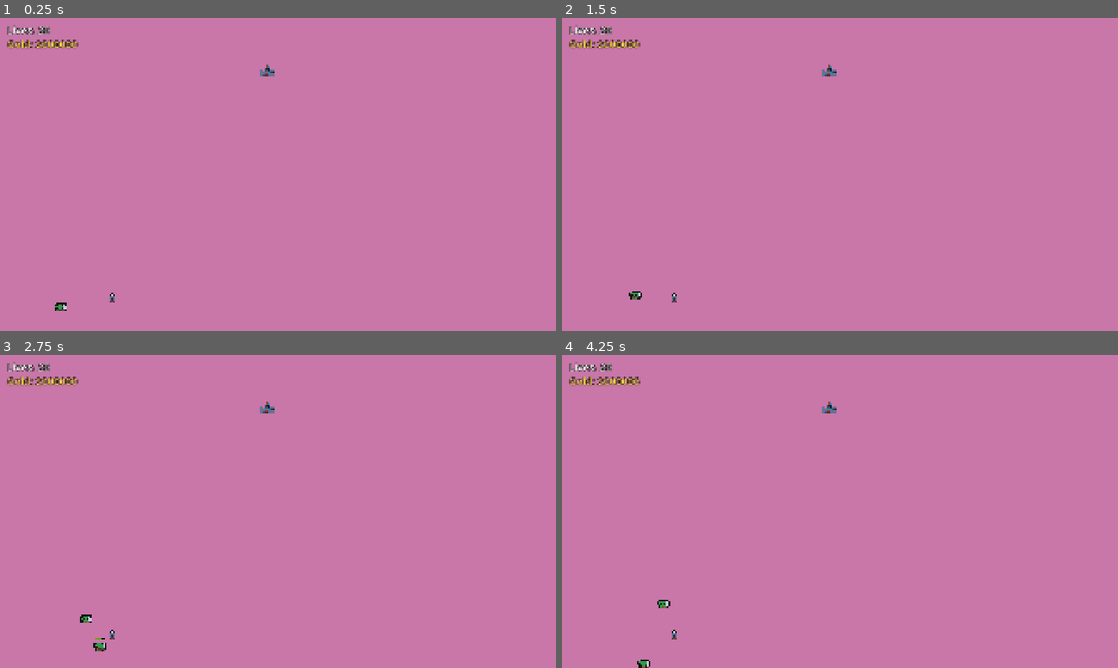
Above: before the commit, frames 1-4 (two rows, left to right).
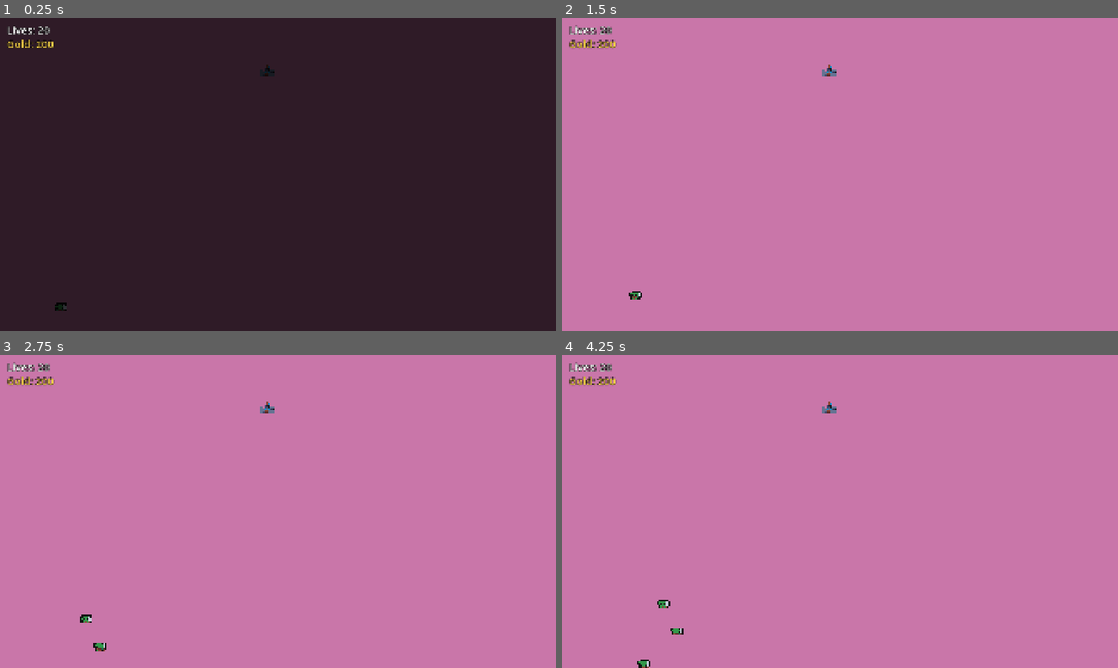
Above: after the commit, the same moments.

Repository: MaxMacDonald/world-changing-gj
Game: Godot game, scene res://scenes/levels/level1.tscn
The game is run twice, just before and just after one commit, with the same random seed, the same clock (stepped at 60 frames per second) and the same inputs.
Inputs (mouse positions are in pixels of both pictures, inside the frame that each line leads up to):
- Up to frame 1 (0.25 s): no input
- Up to frame 2 (1.5 s): move the mouse to (962, 158) at 0.52 s; click (962, 158) at 0.67 s; drag from (728, 190) to (673, 299) at 1.27 s
- Up to frame 3 (2.75 s): tap Enter at 2 s; move the mouse to (333, 442) at 2.02 s; click (333, 442) at 2.17 s
- Up to frame 4 (4.25 s): drag from (812, 574) to (645, 617) at 2.77 s; move the mouse to (1006, 558) at 3.52 s; click (1006, 558) at 3.67 s

The runs differ from the first frame. In frame 1, 100% of the frame differs, in the area x 0-100%, y 0-100%; in frame 2, 0.1%; in frame 3, 0.1%; in frame 4, 0.2%.

Commit message:
added menu fade transitions

Diff:
--- a/scenes/build/wallet.gd
+++ b/scenes/build/wallet.gd
@@ -3,7 +3,7 @@
 
 signal changed(amount: int)
 
-@export var starting_money := 2000000
+@export var starting_money := 200
 
 var money := 0
 
--- a/scenes/enemies/enemy_spawner.gd
+++ /dev/null
@@ -1,109 +0,0 @@
-class_name EnemySpawner extends Node
-
-signal wave_started(wave_number: int)
-signal wave_finished(wave_number: int)
-## Every wave has been spawned AND every enemy is gone.
-signal all_waves_cleared
-## An enemy was killed by the player; passes along its gold reward.
-signal enemy_killed(reward: int)
-
-## Add new enemy types here; the key is what you write in the wave data.
-const ENEMY_SCENES := {
-	"basic": preload("res://scenes/enemies/enemybasic.tscn"),
-}
-
-@export var homebase: Homebase
-@export var spawn_points_root: Node
-@export var enemy_container: Node
-@export var terrain: TerrainGrid
-
-var _groups_running := 0
-var _enemies_alive := 0
-var _stopped := false
-
-func _ready() -> void:
-	# Fallbacks in case the inspector references weren't assigned.
-	if homebase == null:
-		homebase = get_node_or_null("../Homebase") as Homebase
-	if spawn_points_root == null:
-		spawn_points_root = get_node_or_null("../SpawnPoints")
-	if enemy_container == null:
-		enemy_container = get_node_or_null("../Enemies")
-	if terrain == null:
-		terrain = get_node_or_null("../Terrain") as TerrainGrid
-
-	if homebase == null: push_error("EnemySpawner: no Homebase found")
-	if spawn_points_root == null: push_error("EnemySpawner: no SpawnPoints node found")
-	if enemy_container == null: push_error("EnemySpawner: no Enemies node found")
-
-func start(waves: Array) -> void:
-	_stopped = false
-	_run_waves(waves)
-
-func stop() -> void:
-	_stopped = true
-
-func _run_waves(waves: Array) -> void:
-	for i in waves.size():
-		var wave: Dictionary = waves[i]
-		wave_started.emit(i + 1)
-
-		# Every spawn group in the wave runs at the same time, each on its own delay/interval.
-		for group in wave.get("spawns", []):
-			_run_group(group)
-		while _groups_running > 0:
-			await get_tree().process_frame
-			if _stopped: return
-
-		if wave.get("wait_for_clear", false):
-			while _enemies_alive > 0:
-				await get_tree().process_frame
-				if _stopped: return
-
-		wave_finished.emit(i + 1)
-
-		var pause: float = wave.get("time_after", 0.0)
-		if pause > 0.0 and i < waves.size() - 1:
-			await get_tree().create_timer(pause).timeout
-			if _stopped: return
-
-	while _enemies_alive > 0:
-		await get_tree().process_frame
-		if _stopped: return
-	all_waves_cleared.emit()
-
-func _run_group(group: Dictionary) -> void:
-	_groups_running += 1
-	var delay: float = group.get("delay", 0.0)
-	var count: int = group.get("count", 1)
-	var interval: float = group.get("interval", 1.0)
-
-	if delay > 0.0:
-		await get_tree().create_timer(delay).timeout
-	for n in count:
-		if _stopped: break
-		_spawn_enemy(group.get("enemy", "basic"), group.get("point"))
-		if n < count - 1:
-			await get_tree().create_timer(interval).timeout
-	_groups_running -= 1
-
-func _spawn_enemy(enemy_id: String, point_def) -> void:
-	if not ENEMY_SCENES.has(enemy_id):
-		push_error("EnemySpawner: unknown enemy '%s'" % enemy_id)
-		return
-
-	# "point" can be one name or an array of names (one is picked at random per enemy).
-	var point_name = point_def.pick_random() if point_def is Array else point_def
-	var point := spawn_points_root.get_node_or_null(NodePath(str(point_name))) as SpawnPoint
-	if point == null:
-		push_error("EnemySpawner: no SpawnPoint named '%s'" % str(point_name))
-		return
-
-	var enemy: Enemy = ENEMY_SCENES[enemy_id].instantiate()
-	enemy.setup(homebase.attack_point, terrain)
-	enemy.killed.connect(func(reward: int): enemy_killed.emit(reward))
-	enemy_container.add_child(enemy)
-	enemy.global_position = point.get_spawn_position()
-
-	_enemies_alive += 1
-	enemy.tree_exited.connect(func(): _enemies_alive -= 1)
--- a/scenes/levels/level1.tscn
+++ b/scenes/levels/level1.tscn
@@ -1,13 +1,13 @@
 [gd_scene format=3 uid="uid://7h6swl3nvvho"]
 
 [ext_resource type="Script" uid="uid://cpfplu8a1pjau" path="res://scenes/levels/level_1.gd" id="1_x6ivy"]
-[ext_resource type="PackedScene" uid="uid://b8mxrhp32tjr4" path="res://scenes/towers/tower_basic.tscn" id="3_bfxgj"]
 [ext_resource type="PackedScene" uid="uid://istbmwh6vr0q" path="res://scenes/towers/homebase.tscn" id="4_bfxgj"]
 [ext_resource type="Script" uid="uid://clv6qj81vau1d" path="res://scenes/spawning/spawn_point.gd" id="5_spawnpt"]
 [ext_resource type="Script" uid="uid://bg86r1cvsys7y" path="res://scenes/spawning/enemy_spawner.gd" id="6_spawner"]
 [ext_resource type="PackedScene" path="res://scenes/ui/hud.tscn" id="7_hud"]
 [ext_resource type="Script" uid="uid://ce5m6u6v3tm4s" path="res://scenes/build/wallet.gd" id="8_wallet"]
 [ext_resource type="Script" uid="uid://ft5et1jgu0cc" path="res://scenes/build/build_controller.gd" id="9_build"]
+[ext_resource type="PackedScene" uid="uid://hgxyo4trnsn5" path="res://scenes/tools/fade_transition.tscn" id="9_plydf"]
 [ext_resource type="Script" uid="uid://dkea5j701pse3" path="res://scenes/terrain/terrain_grid.gd" id="10_terrain"]
 
 [sub_resource type="RectangleShape2D" id="RectangleShape2D_left"]
@@ -23,9 +23,6 @@
 script = ExtResource("10_terrain")
 
 [node name="Towers" type="Node2D" parent="." unique_id=1403035586]
-
-[node name="TowerBasic" parent="Towers" unique_id=761654335 instance=ExtResource("3_bfxgj")]
-position = Vector2(388, 967)
 
 [node name="Enemies" type="Node2D" parent="." unique_id=2074312030]
 
@@ -49,6 +46,7 @@
 
 [node name="Homebase" parent="." unique_id=31041920 instance=ExtResource("4_bfxgj")]
 position = Vector2(922, 180)
+max_lives = 20
 
 [node name="EnemySpawner" type="Node" parent="." unique_id=153372410]
 script = ExtResource("6_spawner")
@@ -63,3 +61,8 @@
 
 [node name="BuildController" type="Node" parent="." unique_id=380839138]
 script = ExtResource("9_build")
+
+[node name="FadeTransition" parent="." unique_id=1391081048 instance=ExtResource("9_plydf")]
+visible = false
+
+[node name="fade_timer" type="Timer" parent="FadeTransition" unique_id=242412097]
--- a/scenes/levels/level_1.gd
+++ b/scenes/levels/level_1.gd
@@ -5,8 +5,11 @@
 var bullet_scene = preload("res://scenes/bullets/bullet.tscn")
 
 func _ready() -> void:
+	$FadeTransition.show()
+	$FadeTransition/fade_timer.start()
+	$FadeTransition/AnimationPlayer.play("fade_out")
 	RenderingServer.set_default_clear_color('c976a9')
-	$Towers/TowerBasic.connect("shoot", create_bullet)
+	#$Towers/TowerBasic.connect("shoot", create_bullet)
 
 	$Terrain.setup($Homebase, $SpawnPoints)
 	$EnemySpawner.terrain = $Terrain
--- a/scenes/levels/main_menu.gd
+++ b/scenes/levels/main_menu.gd
@@ -1,23 +1,26 @@
 extends Node2D
 
-
-# Called when the node enters the scene tree for the first time.
-func _ready() -> void:
-	pass # Replace with function body.
-
-
-# Called every frame. 'delta' is the elapsed time since the previous frame.
-func _process(delta: float) -> void:
-	pass
-
+var button_type = null
 
 func _on_start_pressed() -> void:
-	get_tree().change_scene_to_file("res://scenes/levels/level1.tscn")
-
+	button_type = "start"
+	$FadeTransition.show()
+	$FadeTransition/fade_timer.start()
+	$FadeTransition/AnimationPlayer.play("fade_in")
 
 func _on_options_pressed() -> void:
-	pass # Replace with function body.
-
+	button_type = "options"
+	$FadeTransition.show()
+	$FadeTransition/fade_timer.start()
+	$FadeTransition/AnimationPlayer.play("fade_in")
 
 func _on_quit_pressed() -> void:
 	get_tree().quit()
+
+
+func _on_fade_timer_timeout() -> void:#
+	if button_type == "start":
+		get_tree().change_scene_to_file("res://scenes/levels/level1.tscn")
+
+	elif button_type == "options":
+		pass
--- a/scenes/levels/main_menu.tscn
+++ b/scenes/levels/main_menu.tscn
@@ -1,6 +1,7 @@
 [gd_scene format=3 uid="uid://c6nnomwvq0tmw"]
 
 [ext_resource type="Script" uid="uid://exp6cw4yugsy" path="res://scenes/levels/main_menu.gd" id="1_fsby3"]
+[ext_resource type="PackedScene" uid="uid://hgxyo4trnsn5" path="res://scenes/tools/fade_transition.tscn" id="2_leamy"]
 
 [node name="MainMenu" type="Node2D" unique_id=1690912587]
 script = ExtResource("1_fsby3")
@@ -37,6 +38,12 @@
 offset_bottom = 636.0
 text = "Quit"
 
+[node name="FadeTransition" parent="." unique_id=1391081048 instance=ExtResource("2_leamy")]
+visible = false
+
+[node name="fade_timer" type="Timer" parent="FadeTransition" unique_id=898522706]
+
 [connection signal="pressed" from="Control/Start" to="." method="_on_start_pressed"]
 [connection signal="pressed" from="Control/Options" to="." method="_on_options_pressed"]
 [connection signal="pressed" from="Control/Quit" to="." method="_on_quit_pressed"]
+[connection signal="timeout" from="FadeTransition/fade_timer" to="." method="_on_fade_timer_timeout"]
--- a/scenes/terrain/terrain_grid.gd
+++ b/scenes/terrain/terrain_grid.gd
@@ -27,7 +27,7 @@
 
 @export_group("Terraforming cost")
 ## Gold to raise a cell: [0 -> +1, +1 -> +2].
-@export var raise_costs: Array[int] = [20, 40]
+@export var raise_costs: Array[int] = [10, 20]
 ## Fraction of the raise cost you get back when lowering a cell.
 @export_range(0.0, 1.0) var lower_refund_ratio := 0.5
 
Not shown, removed: scenes/enemies/enemy_spawner.gd.uid
